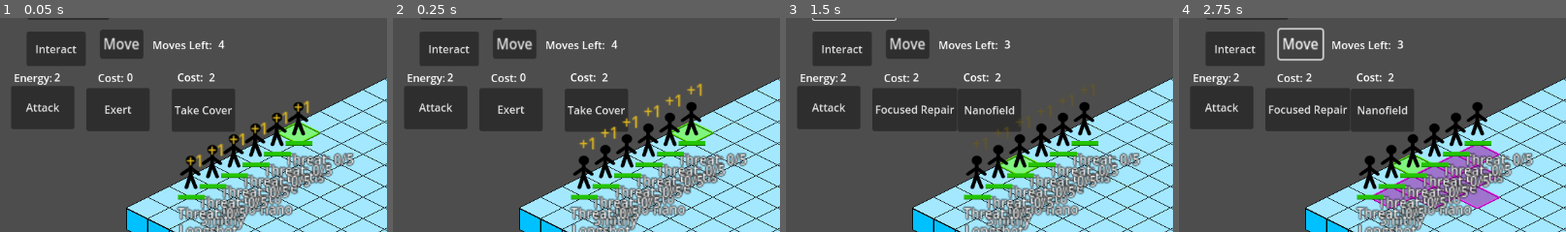
Above: before the commit, frames 1-4 (left to right).
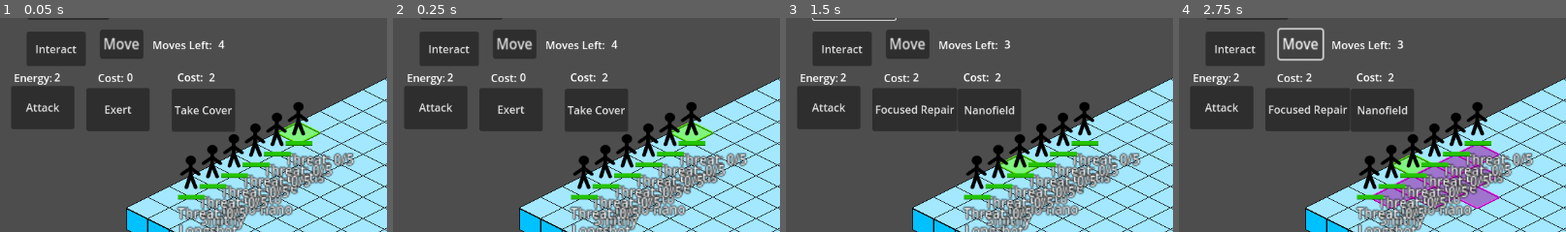
Above: after the commit, the same moments.

Repository: ScottHo/tactics
Game: Godot game, scene res://level.tscn
Two runs of this game, one before a commit and one after it. Both use one fixed random seed, a clock stepped at 60 frames per second and the inputs below.
Inputs:
- Up to frame 1 (0.05 s): no input
- Up to frame 2 (0.25 s): no input
- Up to frame 3 (1.5 s): click "NextTurn" at 0.5 s; click "NextTurn" at 1.25 s
- Up to frame 4 (2.75 s): click "Move" at 2 s
The pictures show only the part of the screen within x 0-50%, y 13-63%; the shares and areas given below are measured in that part.

The runs differ from the first frame. In frame 1, 0.6% of the frame differs, in the area x 48-80%, y 38-70%; in frame 2, 0.6%; in frame 3, 0.1%; in frame 4, nothing differs.

Commit message:
WIP: Detailed text animation

Diff:
--- a/Entity.gd
+++ b/Entity.gd
@@ -33,6 +33,7 @@
     health -= hp
     if health < 0:
         health = 0
+    sprite.textAnimation().lose_health(hp)
     sprite.setHP(health)
     return
 
@@ -40,6 +41,7 @@
     health += hp
     if health > max_health:
         health = max_health
+    sprite.textAnimation().gain_health(hp)
     sprite.setHP(health)
     return
 
--- a/TextAnimation.gd
+++ b/TextAnimation.gd
@@ -2,8 +2,29 @@
 
 @onready var animationPlayer := $AnimationPlayer
 
-# Called when the node enters the scene tree for the first time.
-func _ready():
+
+func lose_health(h: int):
+    set_color(Color.RED)
+    text =  "-" + str(h) + " Health"
+    play()
+    return
+
+func gain_health(h: int):
+    set_color(Color.GREEN)
+    text = "+" + str(h) + " Health"
+    play()
+    return
+
+func gain_shields(s: int):
+    set_color(Color.CYAN)
+    text = "+" + str(s) + " Shield"
+    play()
+    return
+
+func gain_movement(m: int):
+    set_color(Color.PALE_GREEN)
+    text = "+" + str(m) + " Movement"
+    play()
     return
 
 func play():
--- a/character_body_2d.gd
+++ b/character_body_2d.gd
@@ -45,9 +45,6 @@
     return
 
 func setHP(hp: int):
-    if $TextParent/TextAnimation != null:
-        $TextParent/TextAnimation.play()
-
     $TextureProgressBar.setHP(hp)
     return
 
@@ -58,3 +55,6 @@
 func setThreat(t):
     $TextureProgressBar.setThreat(t)
     return
+
+func textAnimation() -> TextAnimation:
+    return $TextParent/TextAnimation
Not shown: 1 places in character_body_2d.tscn that only renumber resources
